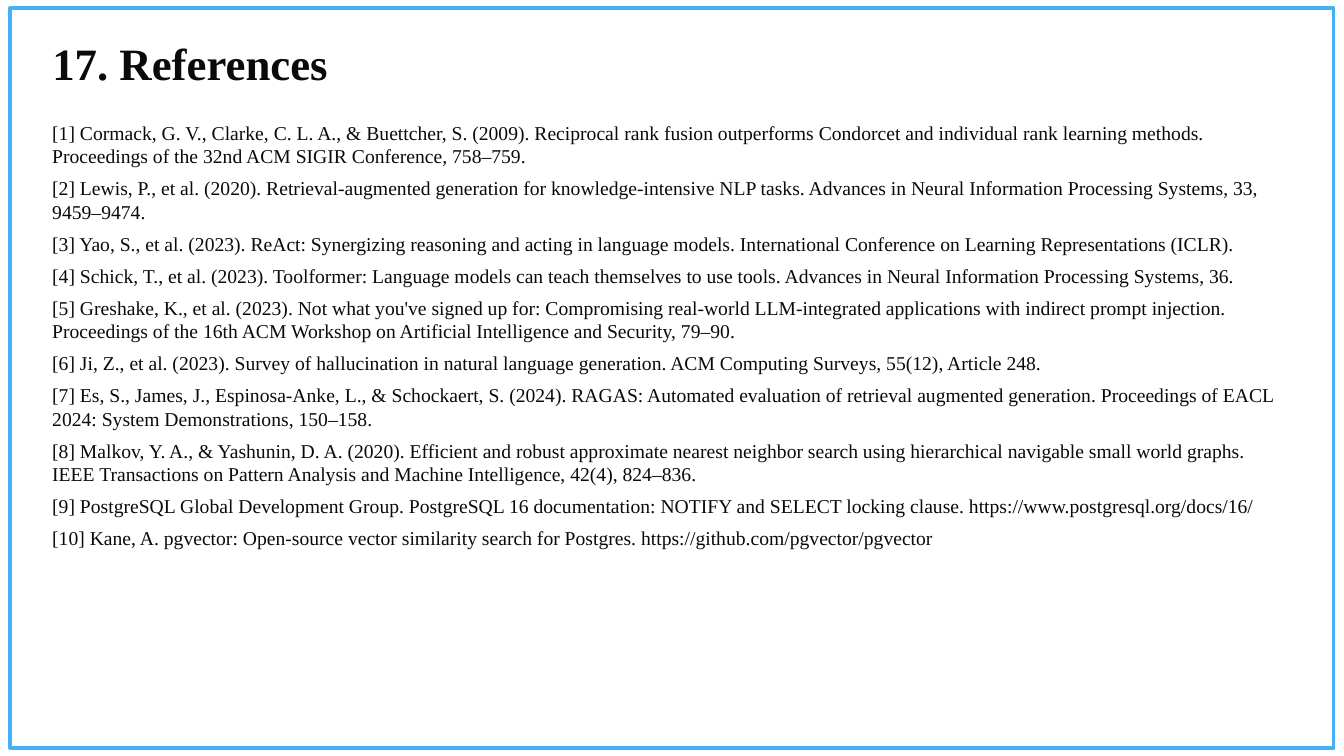
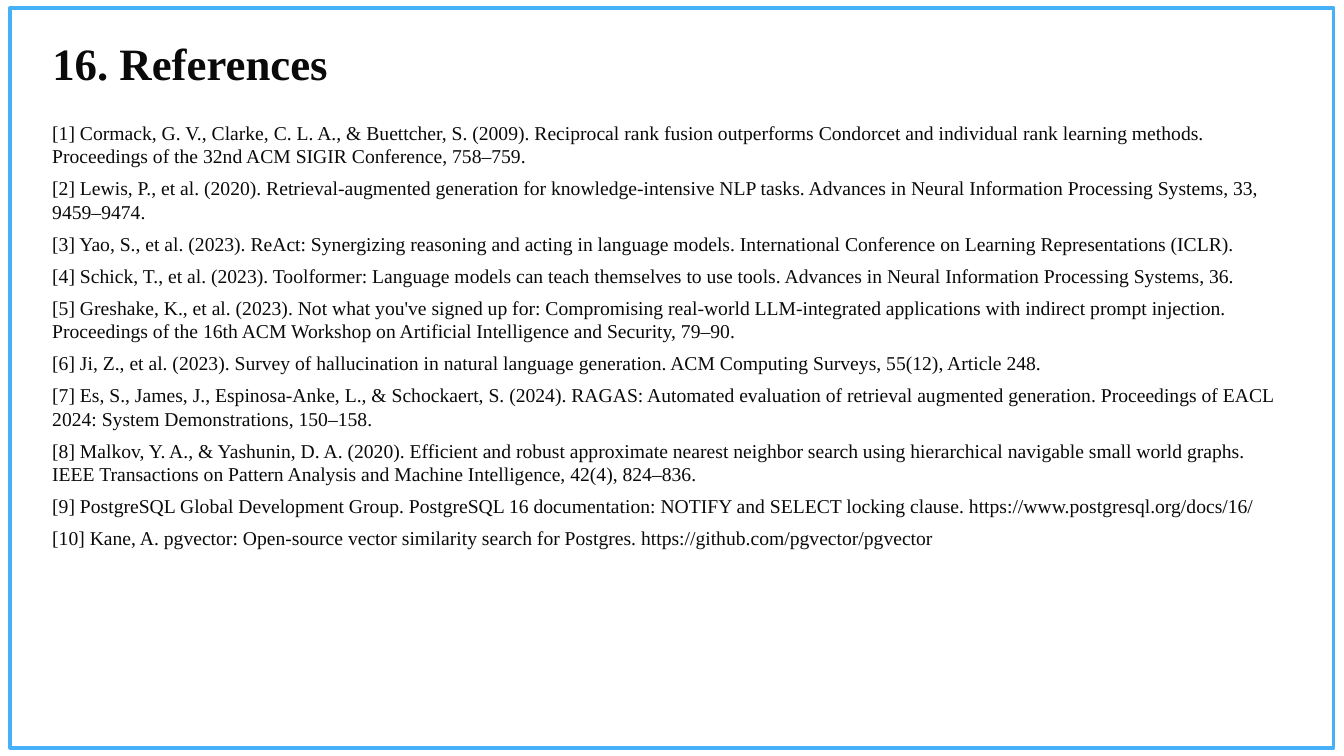
Before and after one commit to ankurkarn20/campus-gpt, a slide deck: slide 18 of docs/slides/CampusGPT_Major_Project.pptx (slide 19 before the commit). Drawn at 1344x756 pixels with LibreOffice and Linux fonts; fonts in the diff are those of the drawing; background and template pictures are left out. Boxes give left, top, right and bottom in pixels: in the first picture for what was removed or moved away, otherwise in the second. Text is boxed around its words. In the diff, an @@ line names an element or a change of style, - is before the commit and + after.

```diff
--- a/docs/slides/CampusGPT_Major_Project.pptx
+++ b/docs/slides/CampusGPT_Major_Project.pptx
@@ title at [52,48,327,81]: text changed @@
-17. References
+16. References
```
Also in this commit, not shown: 4 other slides changed, 1 slide removed, 1 other file.
